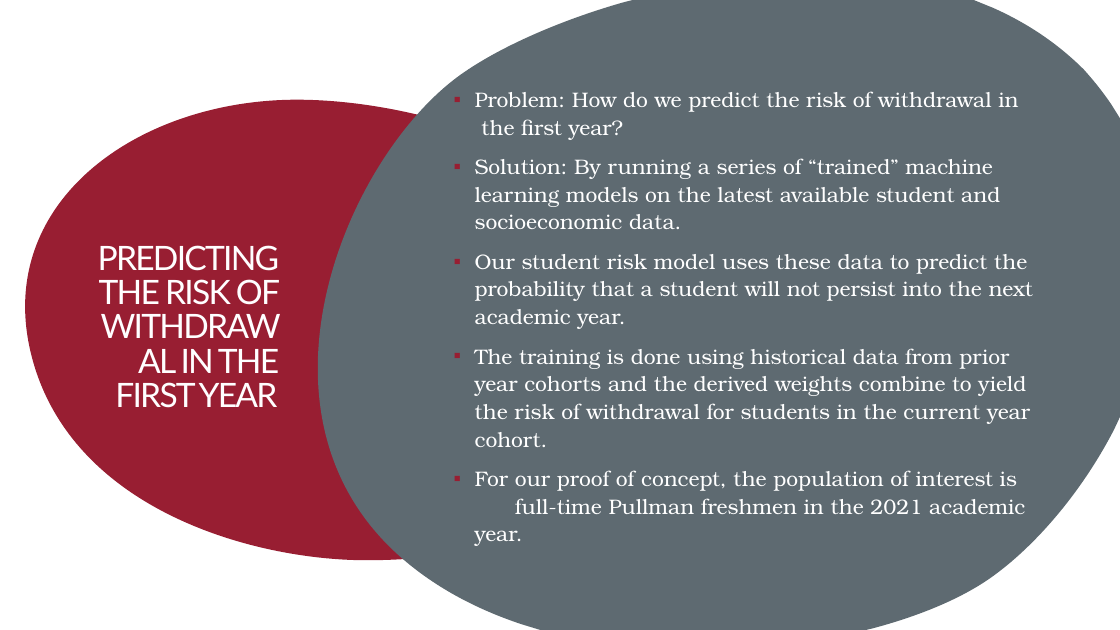
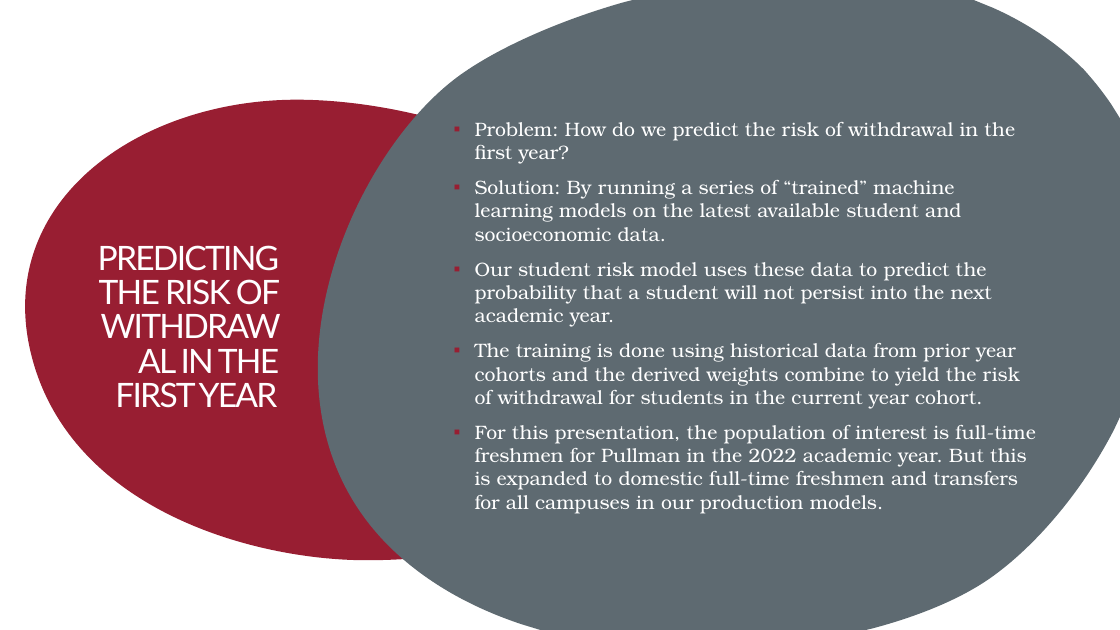
Before and after one commit to concrete-abstraction/student_risk_sagemaker, a slide deck: slide 2 of Documentation/student_risk_presentation.pptx. Drawn at 1120x630 pixels with LibreOffice and Linux fonts; fonts in the diff are those of the drawing. Boxes give left, top, right and bottom in pixels: in the first picture for what was removed or moved away, otherwise in the second. Text is boxed around its words. In the diff, an @@ line names an element or a change of style, - is before the commit and + after.

```diff
--- a/Documentation/student_risk_presentation.pptx
+++ b/Documentation/student_risk_presentation.pptx
@@ text at <box>475,122,1020,409</box>: size 18 to 16.6 pt in "Problem: How do we predict the risk ...", "Solution: By running a series of “trained” ...", "Our student risk model uses these data ...", "The training is done using historical data ..."; line spacing 1.1 to 1 @@
@@ text at <box>475,425,1035,514</box>: text changed; size 18 to 16.6 pt @@
-▪ For our proof of concept, the population of interest is full-time Pullman freshmen in the 2021 academic year.
+▪ For this presentation, the population of interest is full-time freshmen for Pullman in the 2022 academic year. But this is expanded to domestic full-time freshmen and transfers for all campuses in our production models.
```
Also in this commit, not shown: 2 other slides changed, 23 other files.
